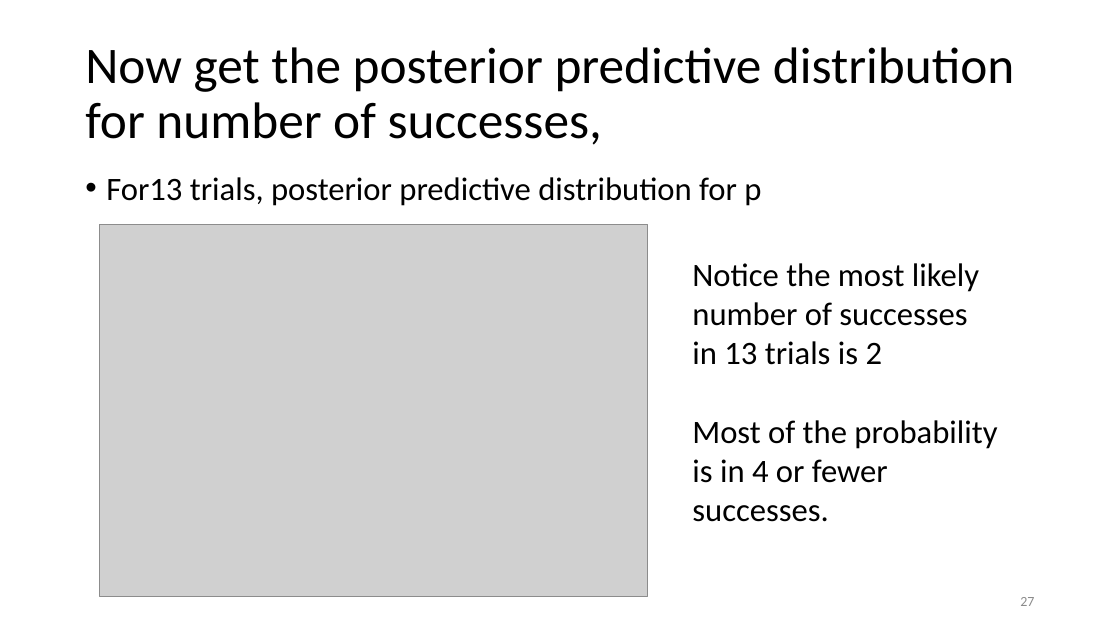
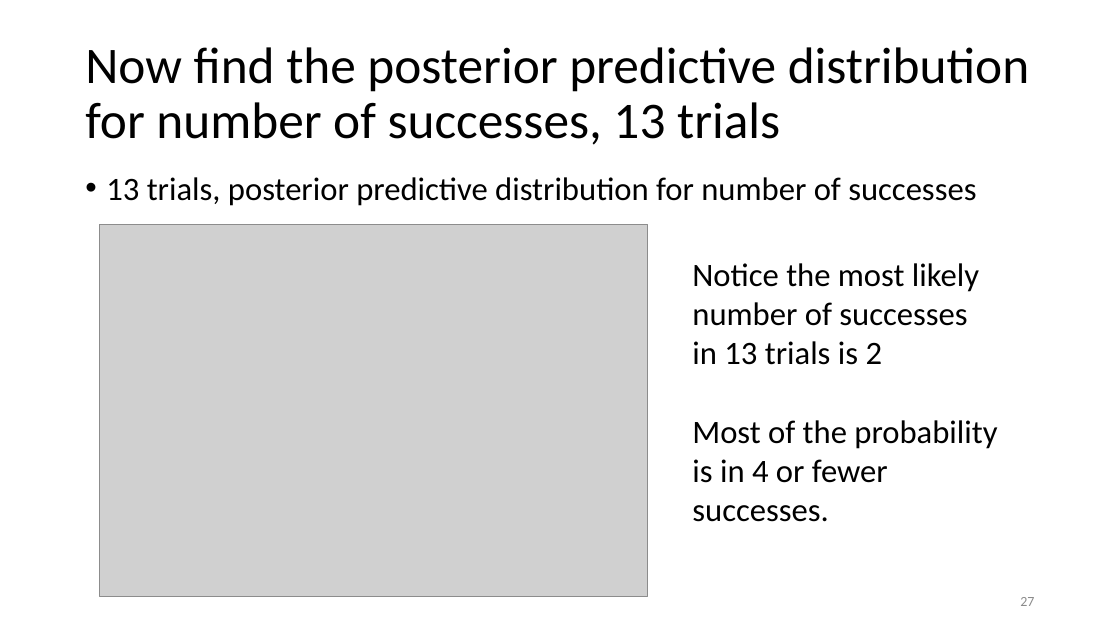
Before and after one commit to jamesbrownlow/BayesTutorialRjags, a slide deck: slide 27 of HamadaEx1.pptx. Drawn at 1120x630 pixels with LibreOffice and Linux fonts; fonts in the diff are those of the drawing; grey boxes stand for pictures. Boxes give left, top, right and bottom in pixels: in the first picture for what was removed or moved away, otherwise in the second. Text is boxed around its words. In the diff, an @@ line names an element or a change of style, - is before the commit and + after.

```diff
--- a/HamadaEx1.pptx
+++ b/HamadaEx1.pptx
@@ title at [85,47,1029,145]: text changed @@
-Now get the posterior predictive distribution for number of successes,
+Now find the posterior predictive distribution for number of successes, 13 trials
@@ text at [106,177,976,206]: text changed @@
-• For13 trials, posterior predictive distribution for p
+• 13 trials, posterior predictive distribution for number of successes
```
Also in this commit, not shown: 8 other slides changed.
